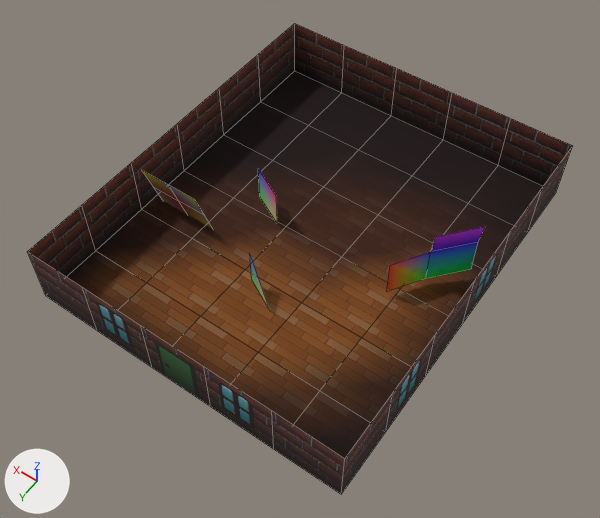
One commit to the Blender file assets/raw/level.blend: the scene before it, then after it.
One viewpoint serves both versions: a camera (50 mm lens) standing at (-2238.0, 2541.0, 4890.0) and looking at (-72.0, -492.0, 124.0). Arrows for +X, +Y and +Z are at lower left; the lights stay in place. Mesh edges are drawn as thin lines.

The older version as bpy lines, for what is in view:
```python
ob_anotherplane = bpy.data.objects.new('AnotherPlane', me_floormesh_030)
ob_anotherplane.location = (953.0, -352.0, 221.0)
ob_test = bpy.data.objects.new('Test', me_plane_004)
ob_test.location = (-799.0, -788.0, 209.0)
ob_test.rotation_euler = (1.571, 0.0, 1.004)  # degrees (90, 0, 58)
ob_test.scale = (0.609, 0.609, 0.609)
ob_vertexcoloredplane = bpy.data.objects.new('VertexColoredPlane', me_plane_001)
ob_vertexcoloredplane.location = (439.0, -788.0, 209.0)
ob_vertexcoloredplane.rotation_euler = (1.571, 0.0, -0.478)  # degrees (90, 0, -27)
ob_vertexcoloredplane.scale = (0.609, 0.609, 0.609)
ob_vertexcoloredplane_001 = bpy.data.objects.new('VertexColoredPlane.001', me_plane_002)
ob_vertexcoloredplane_001.location = (-3.0, -108.0, 209.0)
ob_vertexcoloredplane_001.rotation_euler = (1.571, 0.0, -0.478)  # degrees (90, 0, -27)
ob_vertexcoloredplane_001.scale = (0.609, 0.609, 0.609)
ob_wall = bpy.data.objects.new('Wall', me_wallmesh)
ob_wall.location = (-1024.0, 768.0, 256.0)
ob_wall_001 = bpy.data.objects.new('Wall.001', me_windowmesh)
ob_wall_001.location = (-512.0, 768.0, 256.0)
ob_wall_003 = bpy.data.objects.new('Wall.003', me_windowmesh)
ob_wall_003.location = (512.0, 768.0, 256.0)
ob_wall_004 = bpy.data.objects.new('Wall.004', me_wallmesh)
ob_wall_004.location = (1024.0, 768.0, 256.0)
ob_wall_016 = bpy.data.objects.new('Wall.016', me_wallmesh_001)
ob_wall_016.location = (1280.0, -512.0, 256.0)
ob_wall_016.rotation_euler = (0.0, 0.0, 4.712)  # degrees (0, 0, 270)
# also in view: 'Wall.011' at (512.0, -2304.0, 256.0); 'Window' at (-1280.0, -1024.0, 256.0); 'Wall.017' at (1280.0, 0.0, 256.0); 'Wall.015' at (1280.0, -1024.0, 256.0); 'Wall.014' at (1280.0, -1536.0, 256.0)
```
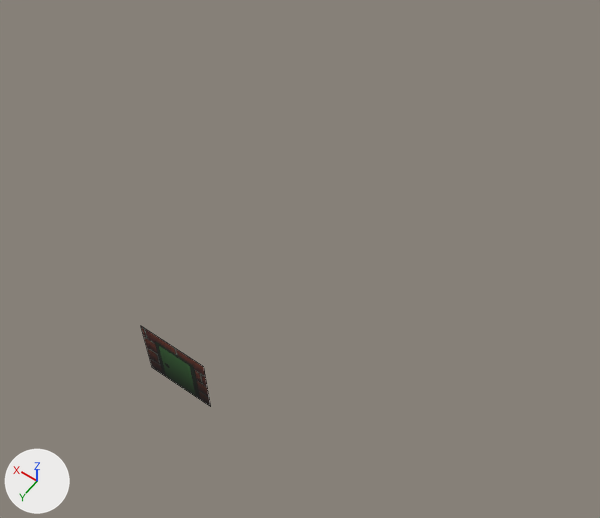
What the commit changed:
Object 'VertexColoredPlane' (ob_vertexcoloredplane) is deleted.
Object 'Test' (ob_test) is deleted.
Object 'AnotherPlane' (ob_anotherplane) is deleted.
Object 'VertexColoredPlane.001' (ob_vertexcoloredplane_001) is deleted.
Object 'Wall' (ob_wall) is deleted.
Object 'Wall.001' (ob_wall_001) is deleted.
Object 'Wall.003' (ob_wall_003) is deleted.
Object 'Wall.004' (ob_wall_004) is deleted.
Object 'Wall.005' (ob_wall_005) is deleted.
Object 'Wall.007' (ob_wall_007) is deleted.
Object 'Wall.009' (ob_wall_009) is deleted.
Object 'Wall.010' (ob_wall_010) is deleted.
Object 'Window' (ob_window) is deleted.
Object 'Window.001' (ob_window_001) is deleted.
Object 'Wall.002' (ob_wall_002) is deleted.
Object 'Wall.006' (ob_wall_006) is deleted.
Object 'Wall.008' (ob_wall_008) is deleted.
Object 'Wall.011' (ob_wall_011) is deleted.
Object 'Wall.012' (ob_wall_012) is deleted.
Object 'Wall.013' (ob_wall_013) is deleted.
Object 'Wall.014' (ob_wall_014) is deleted.
Object 'Wall.015' (ob_wall_015) is deleted.
Object 'Wall.016' (ob_wall_016) is deleted.
Object 'Wall.017' (ob_wall_017) is deleted.
Object 'Wall.018' (ob_wall_018) is deleted.
Object 'Floor' (ob_floor) is deleted.

Pixel boxes (x1, y1, x2, y2) of what changed, in the pictures (600 x 518 px):
'Floor', deleted
    before: (67, 71, 543, 459)
'Wall.006', deleted
    before: (443, 93, 511, 165)
'Test', deleted
    before: (387, 227, 485, 291)
'Wall.002', deleted
    before: (499, 119, 573, 186)
'Wall.017', deleted
    before: (82, 163, 142, 250)
'Wall.008', deleted
    before: (391, 68, 452, 139)
'Wall', deleted
    before: (272, 412, 345, 494)
'Wall.011', deleted
    before: (342, 45, 397, 115)
'Wall.018', deleted
    before: (27, 205, 96, 277)
'Wall.001', deleted
    before: (204, 367, 274, 449)
'Wall.012', deleted
    before: (295, 24, 344, 92)
'Wall.016', deleted
    before: (131, 124, 184, 208)
'Wall.015', deleted
    before: (177, 88, 224, 170)
'Wall.003', deleted
    before: (82, 288, 152, 367)
'Wall.014', deleted
    before: (219, 55, 261, 134)
'Wall.004', deleted
    before: (28, 252, 97, 330)
'Wall.013', deleted
    before: (258, 23, 295, 101)
'Wall.005', deleted
    before: (341, 393, 393, 494)
'Window.001', deleted
    before: (386, 334, 436, 431)
'Wall.007', deleted
    before: (426, 282, 474, 375)
'AnotherPlane', deleted
    before: (142, 170, 213, 229)
'Window', deleted
    before: (463, 232, 510, 323)
'Wall.009', deleted
    before: (497, 187, 543, 275)
'Wall.010', deleted
    before: (528, 147, 572, 231)
'VertexColoredPlane', deleted
    before: (258, 169, 277, 222)
'VertexColoredPlane.001', deleted
    before: (250, 256, 270, 310)
